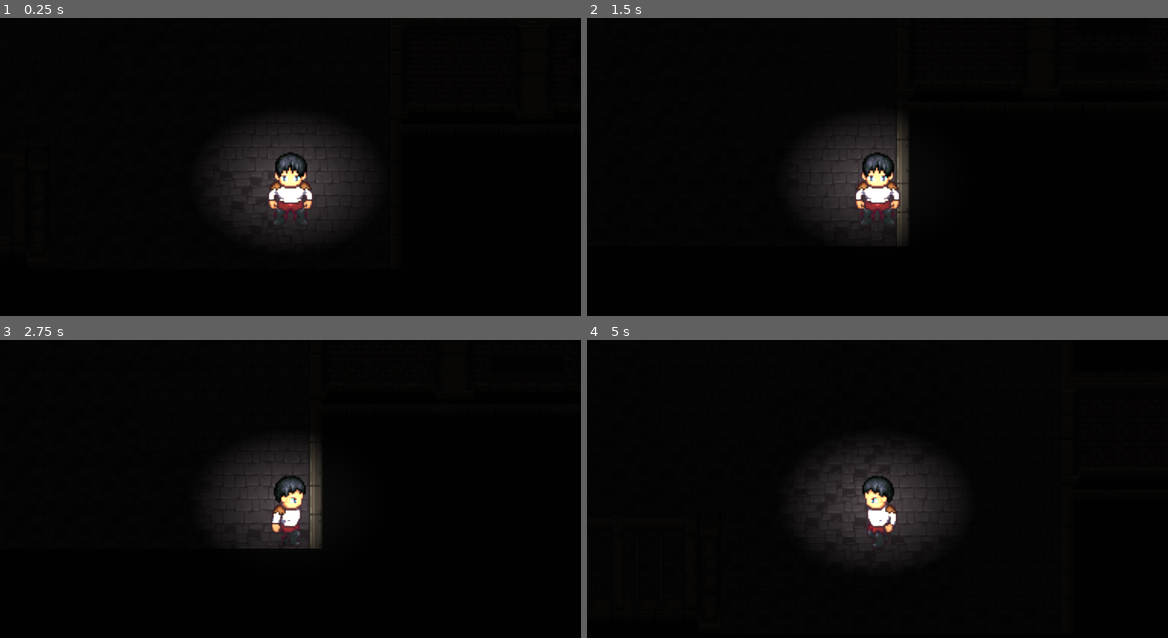
Above: before the commit, frames 1-4 (two rows, left to right).
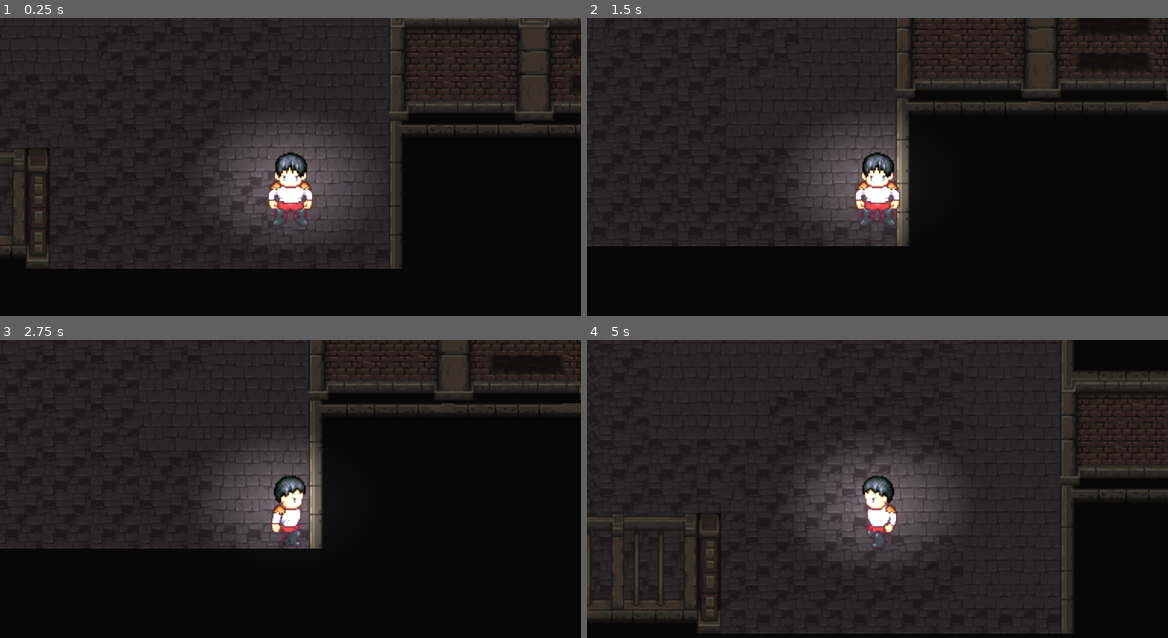
Above: after the commit, the same moments.

Repository: ImDaEscobar14/pereira_pablo_sousa_felippe_tp4
Game: Godot game, scene res://scene_02.tscn
The game is run twice, just before and just after one commit, with the same random seed, the same clock (stepped at 60 frames per second) and the same inputs. This scene is started directly instead of the project's main scene. Sound files missing from this copy of the repository are replaced by a short silence.
Inputs:
- Up to frame 1 (0.25 s): no input
- Up to frame 2 (1.5 s): tap Enter at 0.5 s; hold D (droite) 0.53-1.28 s; hold S (bas) from 1.28 s (still down)
- Up to frame 3 (2.75 s): release S (bas) at 2.03 s; hold D (droite) from 2.03 s (still down)
- Up to frame 4 (5 s): release D (droite) at 2.78 s; hold W (haut) 2.78-3.53 s; hold A (gauche) from 3.53 s (still down)

The runs differ from the first frame. In frame 1, 66% of the frame differs, in the area x 0-100%, y 0-85%; in frame 2, 52%; in frame 3, 46%; in frame 4, 86%, in the area x 0-100%, y 0-99%.

Commit message:
importation du monstre a felippe

Diff:
--- /dev/null
+++ b/project/pereira_pablo_tp3/animation/character.json
@@ -0,0 +1,71 @@
+{
+  "bodyTypeName": "muscular",
+  "url": "https://liberatedpixelcup.github.io/Universal-LPC-Spritesheet-Character-Generator/#?body=Body_color_fur_tan&head=Wolf_male_fur_tan&tail=Wolf_Tail_fur_brown&sex=muscular&legs=none_Fur_Pants",
+  "spritesheets": "https://liberatedpixelcup.github.io/Universal-LPC-Spritesheet-Character-Generator/spritesheets/",
+  "version": 1,
+  "datetime": "2025-10-03 16 h 09 min 14 s",
+  "credits": [
+    {
+      "fileName": "body/bodies/muscular/fur_tan.png",
+      "licenses": "CC-BY-SA 3.0,GPL 3.0",
+      "authors": "bluecarrot16,JaidynReiman,Evert,TheraHedwig,MuffinElZangano,Durrani,Sander Frenken (castelonia),Benjamin K. Smith (BenCreating),Eliza Wyatt (ElizaWy),dalonedrau,Stephen Challener (Redshrike)",
+      "urls": "https://opengameart.org/content/liberated-pixel-cup-lpc-base-assets-sprites-map-tiles,https://opengameart.org/content/lpc-barbarian-sprite-base,https://opengameart.org/content/lpc-muscular-swing-animation,https://opengameart.org/content/lpc-muscular-hurt-animation,https://opengameart.org/content/lpc-jump-expanded,https://opengameart.org/content/lpc-revised-character-basics,https://opengameart.org/content/lpc-be-seated,https://opengameart.org/content/lpc-jump-expanded,https://opengameart.org/content/lpc-character-bases,https://opengameart.org/content/lpc-male-jumping-animation-by-durrani",
+      "notes": "see details at https://opengameart.org/content/lpc-character-bases"
+    },
+    {
+      "fileName": "body/tail/wolf/adult/fg/fur_brown.png",
+      "licenses": "OGA-BY 3.0+,CC-BY 3.0+,GPL 3.0",
+      "authors": "JaidynReiman",
+      "urls": "https://opengameart.org/content/lpc-furry-ears-tails-for-rpg-sprites",
+      "notes": ""
+    },
+    {
+      "fileName": "body/tail/wolf/adult/bg/fur_brown.png",
+      "licenses": "OGA-BY 3.0+,CC-BY 3.0+,GPL 3.0",
+      "authors": "JaidynReiman",
+      "urls": "https://opengameart.org/content/lpc-furry-ears-tails-for-rpg-sprites",
+      "notes": ""
+    },
+    {
+      "fileName": "head/heads/wolf/male/fur_tan.png",
+      "licenses": "CC-BY-SA 3.0,GPL 3.0",
+      "authors": "bluecarrot16,Sander Frenken (castelonia),Benjamin K. Smith (BenCreating),William.Thompsonj,Stephen Challener (Redshrike)",
+      "urls": "https://opengameart.org/content/liberated-pixel-cup-lpc-base-assets-sprites-map-tiles,https://opengameart.org/content/lpc-wolf-animation,https://opengameart.org/content/lpc-wolfman,https://opengameart.org/content/lpc-character-bases",
+      "notes": "original wolf animation by Redshrike, commissioned by William.Thompsonj; wolfman sprite by BenCreating, commissioned by castelonia; tweaks and headless version by bluecarrot16"
+    }
+  ],
+  "layers": [
+    {
+      "fileName": "body/tail/wolf/adult/bg/fur_brown.png",
+      "zPos": 5,
+      "parentName": "tail",
+      "name": "Wolf_Tail",
+      "variant": "fur_brown",
+      "supportedAnimations": "spellcast,thrust,walk,slash,shoot,hurt,watering,idle,jump,run,sit,emote,climb,combat,1h_slash,1h_backslash,1h_halfslash"
+    },
+    {
+      "fileName": "body/bodies/muscular/fur_tan.png",
+      "zPos": 10,
+      "parentName": "body",
+      "name": "Body_color",
+      "variant": "fur_tan",
+      "supportedAnimations": "spellcast,thrust,walk,slash,shoot,hurt,watering,idle,jump,run,sit,emote,climb,combat,1h_slash,1h_backslash,1h_halfslash"
+    },
+    {
+      "fileName": "head/heads/wolf/male/fur_tan.png",
+      "zPos": 100,
+      "parentName": "head",
+      "name": "Wolf_male",
+      "variant": "fur_tan",
+      "supportedAnimations": "spellcast,thrust,walk,slash,shoot,hurt,watering,idle,jump,run,sit,emote,climb,combat,1h_slash,1h_backslash,1h_halfslash"
+    },
+    {
+      "fileName": "body/tail/wolf/adult/fg/fur_brown.png",
+      "zPos": 125,
+      "parentName": "tail",
+      "name": "Wolf_Tail",
+      "variant": "fur_brown",
+      "supportedAnimations": "spellcast,thrust,walk,slash,shoot,hurt,watering,idle,jump,run,sit,emote,climb,combat,1h_slash,1h_backslash,1h_halfslash"
+    }
+  ]
+}
--- /dev/null
+++ b/project/pereira_pablo_tp3/animation/credits/credits.csv
@@ -0,0 +1,5 @@
+filename,notes,authors,licenses,urls
+body/bodies/muscular/fur_tan.png,"see details at https://opengameart.org/content/lpc-character-bases","bluecarrot16,JaidynReiman,Evert,TheraHedwig,MuffinElZangano,Durrani,Sander Frenken (castelonia),Benjamin K. Smith (BenCreating),Eliza Wyatt (ElizaWy),dalonedrau,Stephen Challener (Redshrike)","CC-BY-SA 3.0,GPL 3.0","https://opengameart.org/content/liberated-pixel-cup-lpc-base-assets-sprites-map-tiles,https://opengameart.org/content/lpc-barbarian-sprite-base,https://opengameart.org/content/lpc-muscular-swing-animation,https://opengameart.org/content/lpc-muscular-hurt-animation,https://opengameart.org/content/lpc-jump-expanded,https://opengameart.org/content/lpc-revised-character-basics,https://opengameart.org/content/lpc-be-seated,https://opengameart.org/content/lpc-jump-expanded,https://opengameart.org/content/lpc-character-bases,https://opengameart.org/content/lpc-male-jumping-animation-by-durrani"
+body/tail/wolf/adult/fg/fur_brown.png,"","JaidynReiman","OGA-BY 3.0+,CC-BY 3.0+,GPL 3.0","https://opengameart.org/content/lpc-furry-ears-tails-for-rpg-sprites"
+body/tail/wolf/adult/bg/fur_brown.png,"","JaidynReiman","OGA-BY 3.0+,CC-BY 3.0+,GPL 3.0","https://opengameart.org/content/lpc-furry-ears-tails-for-rpg-sprites"
+head/heads/wolf/male/fur_tan.png,"original wolf animation by Redshrike, commissioned by William.Thompsonj; wolfman sprite by BenCreating, commissioned by castelonia; tweaks and headless version by bluecarrot16","bluecarrot16,Sander Frenken (castelonia),Benjamin K. Smith (BenCreating),William.Thompsonj,Stephen Challener (Redshrike)","CC-BY-SA 3.0,GPL 3.0","https://opengameart.org/content/liberated-pixel-cup-lpc-base-assets-sprites-map-tiles,https://opengameart.org/content/lpc-wolf-animation,https://opengameart.org/content/lpc-wolfman,https://opengameart.org/content/lpc-character-bases"
--- /dev/null
+++ b/project/pereira_pablo_tp3/animation/credits/metadata.json
@@ -0,0 +1,46 @@
+{
+  "exportTimestamp": "2025-10-03T20-14-06",
+  "bodyType": "muscular",
+  "standardAnimations": {
+    "exported": [
+      "spellcast",
+      "thrust",
+      "walk",
+      "slash",
+      "shoot",
+      "hurt",
+      "climb",
+      "idle",
+      "jump",
+      "sit",
+      "emote",
+      "run",
+      "combat_idle",
+      "backslash",
+      "halfslash"
+    ],
+    "failed": []
+  },
+  "customAnimations": {
+    "exported": [],
+    "failed": []
+  },
+  "frameSize": 64,
+  "frameCounts": {
+    "spellcast": 7,
+    "thrust": 8,
+    "walk": 9,
+    "slash": 6,
+    "shoot": 13,
+    "hurt": 6,
+    "climb": 6,
+    "idle": 2,
+    "jump": 5,
+    "sit": 3,
+    "emote": 3,
+    "run": 8,
+    "combat_idle": 2,
+    "backslash": 13,
+    "halfslash": 7
+  }
+}
--- a/project/pereira_pablo_tp3/scene_02.tscn
+++ b/project/pereira_pablo_tp3/scene_02.tscn
@@ -14,7 +14,6 @@
 tile_set = ExtResource("1_78smd")
 
 [node name="CanvasModulate" type="CanvasModulate" parent="level"]
-color = Color(0.125911, 0.125911, 0.125911, 1)
 
 [node name="decor" type="TileMapLayer" parent="."]
 tile_map_data = PackedByteArray("AAALABkAAAAmABAAAAALABoAAAAmABEAAAALABsAAAAmABIAAAALABwAAAAmABMAAAALAB0AAAAmABQAAAALAB …(44288 unchanged characters)…
Not shown, added: project/pereira_pablo_tp3/animation/credits/credits.csv.import
Not shown, added: project/pereira_pablo_tp3/animation/credits/credits.txt
Binary file added: project/pereira_pablo_tp3/animation/standard/backslash.png
Not shown, added: project/pereira_pablo_tp3/animation/standard/backslash.png.import
Binary file added: project/pereira_pablo_tp3/animation/standard/climb.png
Not shown, added: project/pereira_pablo_tp3/animation/standard/climb.png.import
Binary file added: project/pereira_pablo_tp3/animation/standard/combat_idle.png
Not shown, added: project/pereira_pablo_tp3/animation/standard/combat_idle.png.import
Binary file added: project/pereira_pablo_tp3/animation/standard/emote.png
Not shown, added: project/pereira_pablo_tp3/animation/standard/emote.png.import
Binary file added: project/pereira_pablo_tp3/animation/standard/halfslash.png
Not shown, added: project/pereira_pablo_tp3/animation/standard/halfslash.png.import
(and 20 more such lines)
